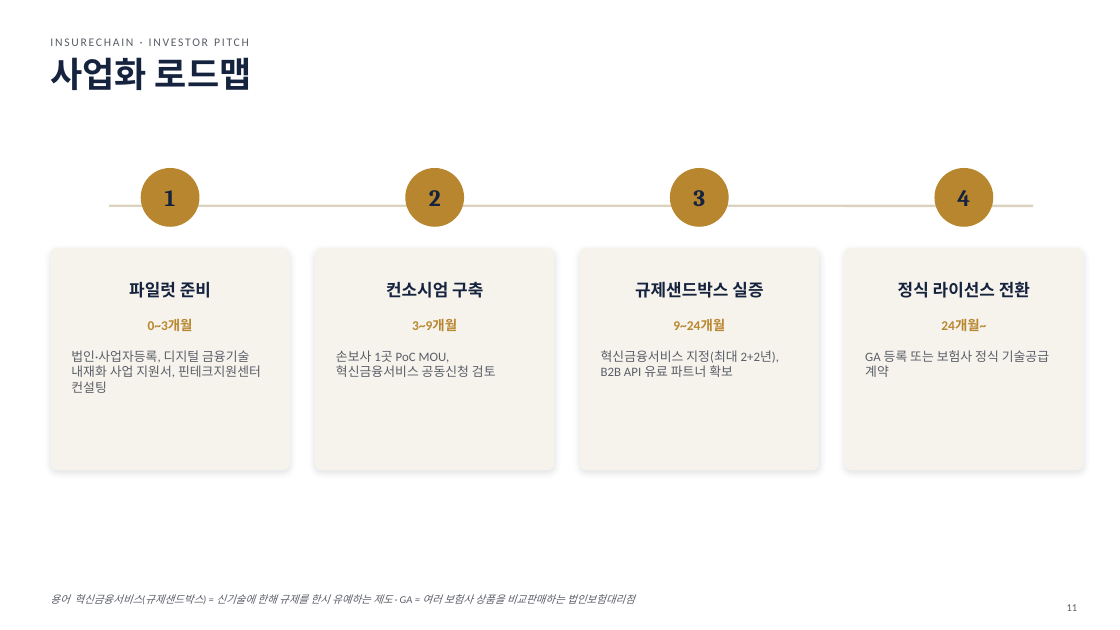
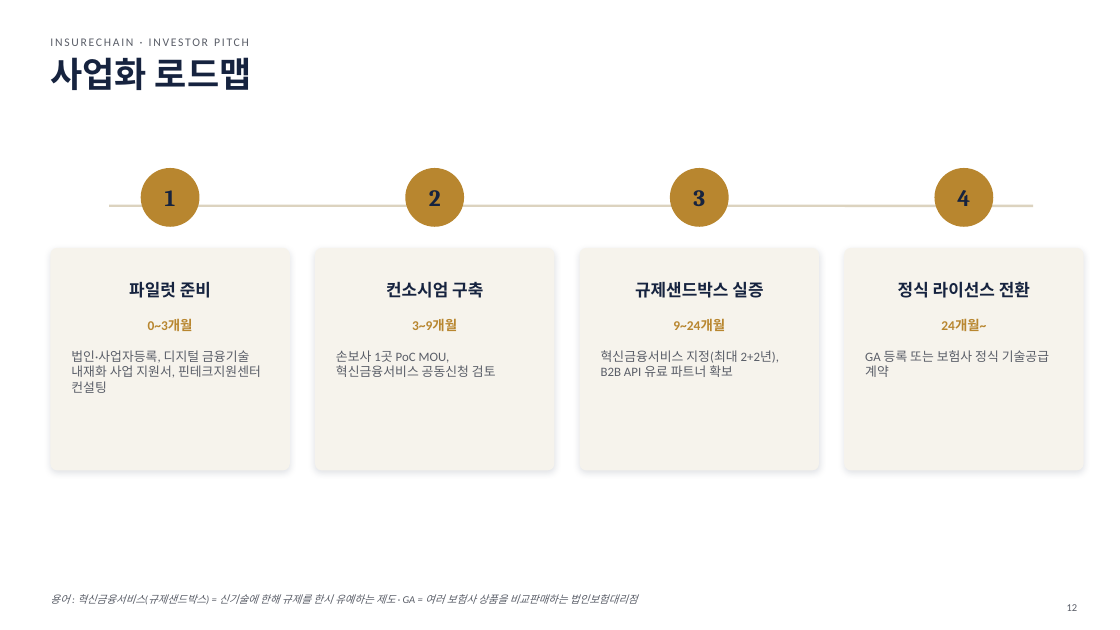
Before and after one commit to leeyonsei78/capstone_project_alpha, a slide deck: slide 12 of 인슈어체인_투자피칭_발표자료.pptx (slide 11 before the commit). Drawn at 1120x630 pixels with LibreOffice and Linux fonts; fonts in the diff are those of the drawing. Boxes give left, top, right and bottom in pixels: in the first picture for what was removed or moved away, otherwise in the second. Text is boxed around its words. In the diff, an @@ line names an element or a change of style, - is before the commit and + after.

```diff
--- a/인슈어체인_투자피칭_발표자료.pptx
+++ b/인슈어체인_투자피칭_발표자료.pptx
@@ text at [50,594,638,604]: text changed @@
-용어 혁신금융서비스(규제샌드박스) = 신기술에 한해 규제를 한시 유예하는 제도 · GA = 여러 보험사 상품을 비교판매하는 법인보험대리점
+용어 : 혁신금융서비스(규제샌드박스) = 신기술에 한해 규제를 한시 유예하는 제도 · GA = 여러 보험사 상품을 비교판매하는 법인보험대리점
```
Also in this commit, not shown: 13 other slides changed, 1 slide added.
